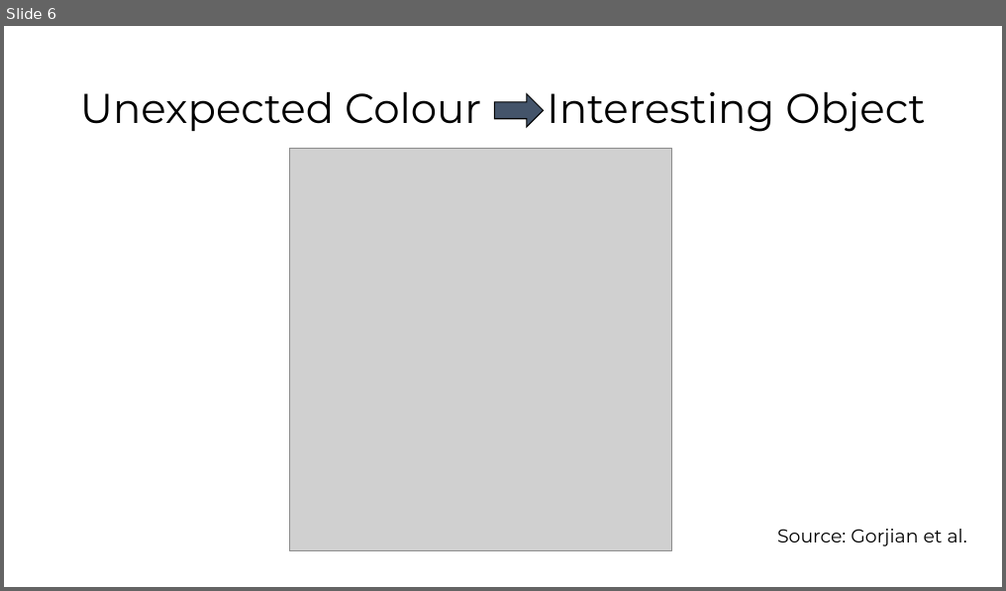
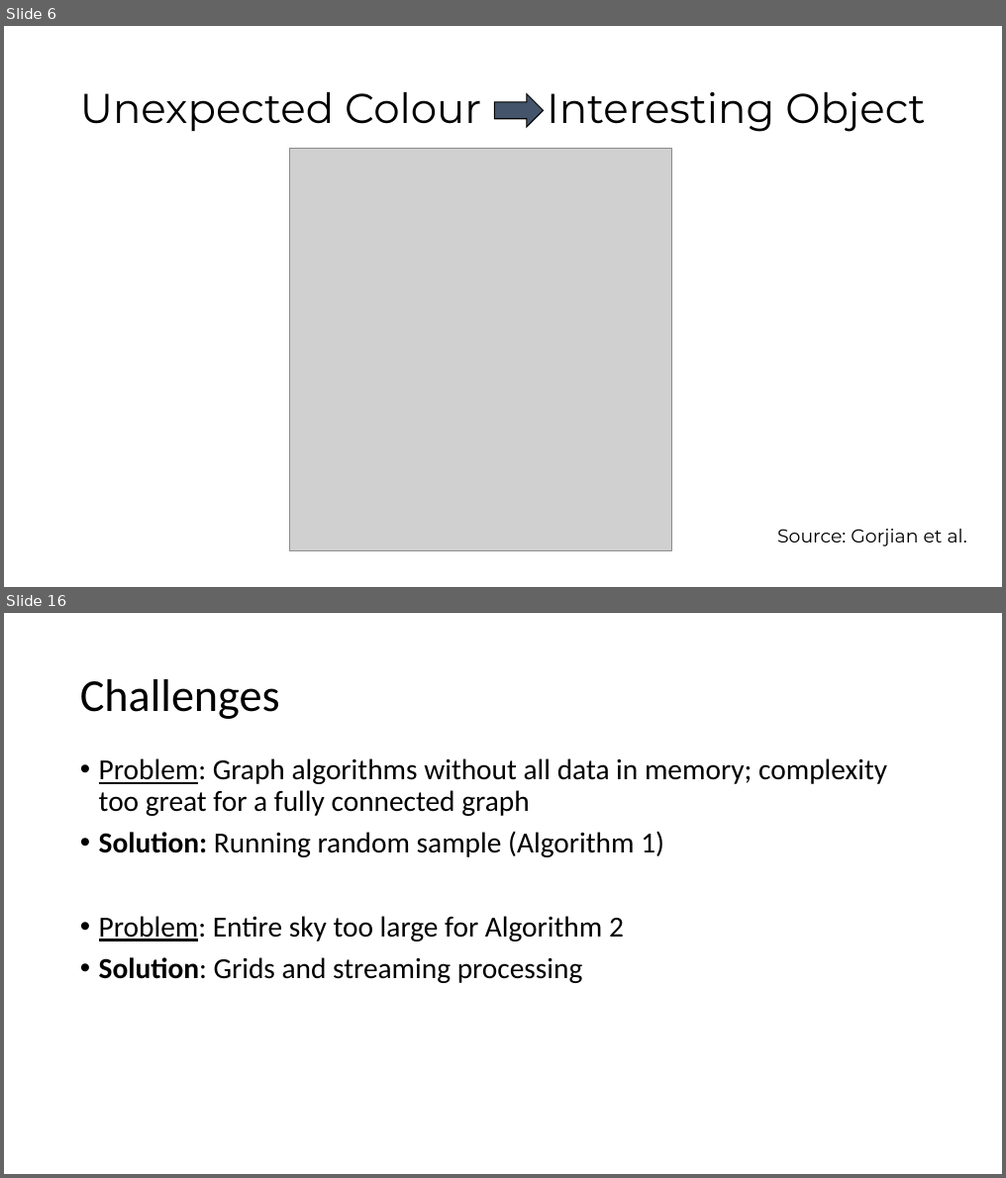
Before and after one commit to ibhojwani/seip_big_data, a slide deck: Presentation.pptx. Shown one above the other, each under a label of ours: slide 6 before the commit, slides 6 and 16 after it; the slides between them are not shown. The pictures are 1006x591 and 1006x1178 pixels, drawn with LibreOffice and Linux fonts; fonts in the diff are those of the drawing; grey boxes stand for pictures. Boxes give left, top, right and bottom in pixels: in the first picture for what was removed or moved away, otherwise in the second. Text is boxed around its words. In the diff, an @@ line names an element or a change of style, - is before the commit and + after.

```diff
--- a/Presentation.pptx
+++ b/Presentation.pptx
@@ slide 16 added at <box>4,613,1002,1174</box>, background #FFFFFF @@
@@ title added at <box>80,679,280,719</box>, 44 pt, text #000000 @@
+Challenges
@@ text added at <box>99,759,887,983</box>, 28 pt, text #000000 @@
+• Problem: Graph algorithms without all data in memory; complexity too great for a fully connected graph
+• Solution: Running random sample (Algorithm 1)
+• Problem: Entire sky too large for Algorithm 2
+• Solution: Grids and streaming processing
```
Also in this commit, not shown: 19 other slides added, 1 slide removed.
